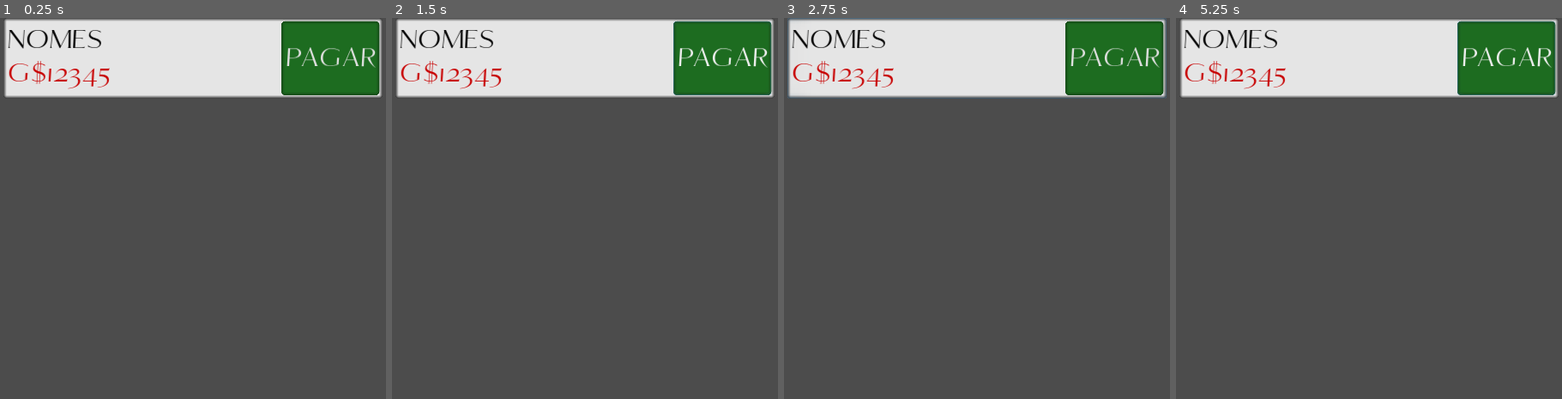
Above: before the commit, frames 1-4 (left to right).
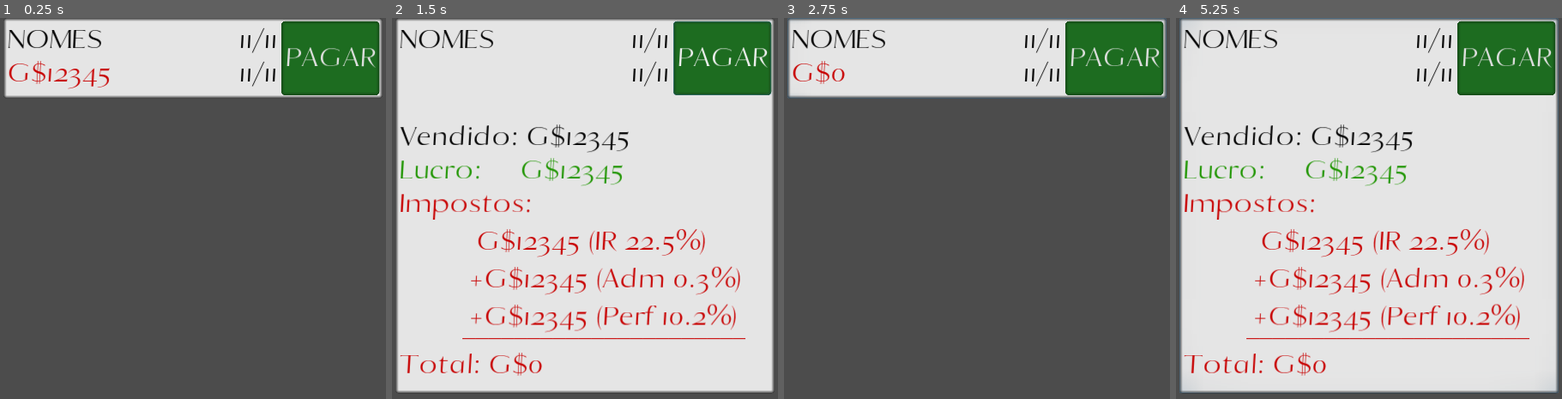
Above: after the commit, the same moments.

Repository: AndreMoukarzel/Grana-Preta
Game: Godot game, scene res://irs/debt/Debt.tscn
The game is run twice, just before and just after one commit, with the same random seed, the same clock (stepped at 60 frames per second) and the same inputs. This scene is started directly instead of the project's main scene.
Inputs (mouse positions are in pixels of both pictures, inside the frame that each line leads up to):
- Up to frame 1 (0.25 s): no input
- Up to frame 2 (1.5 s): click "NOMES" at 0.5 s; click "PAGAR" at 1.25 s
- Up to frame 3 (2.75 s): click "NOMES" at 2 s
- Up to frame 4 (5.25 s): click "PAGAR" at 2.75 s; click "NOMES" at 3.5 s; click "PAGAR" at 4.25 s; tap Enter at 5 s; move the mouse to (1453, 326) at 5.02 s; click (1453, 326) at 5.17 s

The runs differ from the first frame. In frame 1, 0.2% of the frame differs, in the area x 62-72%, y 2-19%; in frame 2, 77%; in frame 3, 0.5%; in frame 4, 78%, in the area x 0-100%, y 0-99%.
Error before the commit: Attempt to call function 'subtract_money' in base 'null instance' on a null instance. (res://irs/debt/Debt.gd:92)
Error after the commit: Attempt to call function 'subtract_money' in base 'null instance' on a null instance. (res://irs/debt/Debt.gd:94)

Commit message:
Add expanded info to Debts
Work on #55

Diff:
--- a/irs/debt/Debt.gd
+++ b/irs/debt/Debt.gd
@@ -1,4 +1,6 @@
 extends Button
+
+const TWN_TIME = .2
 
 var source_name : String
 var strikes : int = 0 # with 3 strikes the debt is automatically charged
@@ -8,6 +10,7 @@
 var ammount_sold : int # total ammount sold that produced current debt
 var profit : int
 var taxes : Array # Array of tuples ["Tax Name", ammount_taxed]
+var is_open = false
 
 
 func setup(source_name : String, buy_date, sell_date, ammount_sold : int, profit : int, taxes : Array):
@@ -28,62 +31,61 @@
 	$SellDate.text = parse_datetime(sell_date)
 	$AmmountSold.text = str("G$", ammount_sold)
 	$Profit.text = str("G$", profit)
-	#taxes
+	$Taxes.text = parse_taxes(taxes)
+
 
 func calculate_value(profit, taxes):
 	var total_taxes = (taxes[0] + taxes[1] + taxes[2])/100.0
 
 	return int(profit * (total_taxes + (self.strikes * 0.1)))
 
+
 func parse_datetime(datetime):
 	var year_last_two_digits = str(datetime.year).right(-2)
 	return str(datetime.day, "/", datetime.month, "/", year_last_two_digits)
 
 
-func resume_info():
-	pass
+func parse_taxes(taxes):
+	var tax_text = 'Impostos:\n'
+
+	tax_text += str('       G$', int(taxes[0] * profit), ' (IR ', taxes[0], '%')
+	tax_text += str('      +G$', int(taxes[1] * profit), ' (Adm ', taxes[1], '%')
+	tax_text += str('      +G$', int(taxes[2] * profit), ' (Perf ', taxes[2], '%')
+
+	return tax_text
 
 
-func expand_info():
-	pass
+func close():
+	$Tween.interpolate_property(self, 'rect_size', null, Vector2(566, 120), TWN_TIME, Tween.TRANS_QUAD, Tween.EASE_IN_OUT)
+	$Tween.interpolate_property($Value, 'rect_position', null, Vector2(5, 55), TWN_TIME, Tween.TRANS_QUAD, Tween.EASE_IN_OUT)
+	$Tween.interpolate_property($AmmountSold, 'modulate', null, Color(1, 1, 1, 0), TWN_TIME, Tween.TRANS_QUAD, Tween.EASE_IN_OUT)
+	$Tween.interpolate_property($Profit, 'modulate', null, Color(1, 1, 1, 0), TWN_TIME, Tween.TRANS_QUAD, Tween.EASE_IN_OUT)
+	$Tween.interpolate_property($Taxes, 'modulate', null, Color(1, 1, 1, 0), TWN_TIME, Tween.TRANS_QUAD, Tween.EASE_IN_OUT)
+	$Tween.interpolate_property($TaxesLine, 'modulate', null, Color(1, 1, 1, 0), TWN_TIME, Tween.TRANS_QUAD, Tween.EASE_IN_OUT)
 
-#func close():
-#	resume_info()
-#	$MinTime.hide()
-#	$Taxes.hide()
-#	$Tween.interpolate_property(self, "rect_size:y", null, 70, TWN_TIME, Tween.TRANS_QUAD, Tween.EASE_IN_OUT)
-#	$Tween.interpolate_property($Name, "rect_position:x", null, 10, TWN_TIME, Tween.TRANS_QUAD, Tween.EASE_IN_OUT)
-#	$Tween.interpolate_property($Rentability, "rect_position", null, Vector2(110, -20), TWN_TIME, Tween.TRANS_QUAD, Tween.EASE_IN_OUT)
-#	if time_left[0] > 0 and time_left[1] > 0:
-#		$Tween.interpolate_property($Expiration, "rect_position", null, Vector2(260, -45), TWN_TIME, Tween.TRANS_QUAD, Tween.EASE_IN_OUT)
-#	else:
-#		$Tween.interpolate_property($Expiration, "rect_position", null, Vector2(260, -20), TWN_TIME, Tween.TRANS_QUAD, Tween.EASE_IN_OUT)
-#	$Tween.interpolate_property($MinInvestment, "rect_position", null, Vector2(320, -20), TWN_TIME, Tween.TRANS_QUAD, Tween.EASE_IN_OUT)
-#	$Tween.interpolate_property($Apply, "rect_position", null, Vector2(425, 5), TWN_TIME, Tween.TRANS_QUAD, Tween.EASE_IN_OUT)
-#	$Tween.interpolate_property($Apply, "rect_size", null, Vector2(147, 64), TWN_TIME, Tween.TRANS_QUAD, Tween.EASE_IN_OUT)
-#	$Tween.start()
-#
-#	is_open = false
-#	emit_signal("closed", self)
-#
-#
-#func open():
-#	expand_info()
-#	$MinTime.show()
-#	$Taxes.show()
-#	$Tween.interpolate_property(self, "rect_size:y", null, 360, TWN_TIME, Tween.TRANS_QUAD, Tween.EASE_IN_OUT)
-#	$Tween.interpolate_property($Name, "rect_position:x", null, (rect_size.x - $Name.rect_size.x)/2, TWN_TIME, Tween.TRANS_QUAD, Tween.EASE_IN_OUT)
-#	$Tween.interpolate_property($Rentability, "rect_position", null, Vector2(10, 50), TWN_TIME, Tween.TRANS_QUAD, Tween.EASE_IN_OUT)
-#	$Tween.interpolate_property($Expiration, "rect_position", null, Vector2(300, 50), TWN_TIME, Tween.TRANS_QUAD, Tween.EASE_IN_OUT)
-#	$Tween.interpolate_property($MinInvestment, "rect_position", null, Vector2(10, 130), TWN_TIME, Tween.TRANS_QUAD, Tween.EASE_IN_OUT)
-#	$Tween.interpolate_property($Apply, "rect_position", null, Vector2((rect_size.x - 350)/2, 290), TWN_TIME, Tween.TRANS_QUAD, Tween.EASE_IN_OUT)
-#	$Tween.interpolate_property($Apply, "rect_size:x", null, 350, TWN_TIME, Tween.TRANS_QUAD, Tween.EASE_IN_OUT)
-#	$Tween.interpolate_property($MinTime, "modulate", Color(1, 1, 1, 0), Color(1, 1, 1, 1), 2*TWN_TIME, Tween.TRANS_QUAD, Tween.EASE_IN_OUT)
-#	$Tween.interpolate_property($Taxes, "modulate", Color(1, 1, 1, 0), Color(1, 1, 1, 1), 2*TWN_TIME, Tween.TRANS_QUAD, Tween.EASE_IN_OUT)
-#	$Tween.start()
-#
-#	is_open = true
-#	emit_signal("opened", self)
+	$Tween.start()
+
+	$Value.text = str("G$", self.value)
+
+	is_open = false
+	emit_signal("closed", self)
+
+
+func open():
+	$Tween.interpolate_property(self, 'rect_size', null, Vector2(566, 560), TWN_TIME, Tween.TRANS_QUAD, Tween.EASE_IN_OUT)
+	$Tween.interpolate_property($Value, 'rect_position', null, Vector2(5, 490), TWN_TIME, Tween.TRANS_QUAD, Tween.EASE_IN_OUT)
+	$Tween.interpolate_property($AmmountSold, 'modulate', null, Color(1, 1, 1, 1), TWN_TIME, Tween.TRANS_QUAD, Tween.EASE_IN_OUT)
+	$Tween.interpolate_property($Profit, 'modulate', null, Color(1, 1, 1, 1), TWN_TIME, Tween.TRANS_QUAD, Tween.EASE_IN_OUT)
+	$Tween.interpolate_property($Taxes, 'modulate', null, Color(1, 1, 1, 1), TWN_TIME, Tween.TRANS_QUAD, Tween.EASE_IN_OUT)
+	$Tween.interpolate_property($TaxesLine, 'modulate', null, Color(1, 1, 1, 1), TWN_TIME, Tween.TRANS_QUAD, Tween.EASE_IN_OUT)
+
+	$Tween.start()
+
+	$Value.text = str("Total: G$", self.value)
+
+	is_open = true
+	emit_signal("opened", self)
+
 
 func _on_Pay_pressed():
 	var HUD = get_tree().get_root().get_node("IRS/HUD")
@@ -91,3 +93,10 @@
 	if Save.money >= value:
 		HUD.subtract_money(value)
 		queue_free()
+
+
+func _on_Debt_pressed():
+	if is_open:
+		close()
+	else:
+		open()
--- a/irs/debt/Debt.tscn
+++ b/irs/debt/Debt.tscn
@@ -62,16 +62,10 @@
 custom_colors/font_color = Color( 0, 0, 0, 1 )
 text = "NOMES"
 
-[node name="Strikes" type="Control" parent="."]
-margin_left = 270.0
-margin_top = 5.0
-margin_right = 310.0
-margin_bottom = 45.0
-
 [node name="Value" type="Label" parent="."]
 margin_left = 5.0
 margin_top = 55.0
-margin_right = 160.0
+margin_right = 292.0
 margin_bottom = 109.0
 custom_fonts/font = SubResource( 2 )
 custom_colors/font_color = Color( 0.784314, 0, 0, 1 )
@@ -89,42 +83,76 @@
 text = "PAGAR"
 
 [node name="BuyDate" type="Label" parent="."]
-visible = false
-margin_right = 40.0
-margin_bottom = 14.0
+margin_left = 350.0
+margin_top = 5.0
+margin_right = 406.0
+margin_bottom = 59.0
 custom_fonts/font = SubResource( 2 )
 custom_colors/font_color = Color( 0, 0, 0, 1 )
 text = "11/11"
+align = 2
 
 [node name="SellDate" type="Label" parent="."]
-visible = false
-margin_right = 40.0
-margin_bottom = 14.0
+margin_left = 350.0
+margin_top = 55.0
+margin_right = 406.0
+margin_bottom = 109.0
 custom_fonts/font = SubResource( 2 )
 custom_colors/font_color = Color( 0, 0, 0, 1 )
 text = "11/11"
+align = 2
+
+[node name="Strikes" type="Control" parent="."]
+visible = false
+margin_left = 270.0
+margin_top = 5.0
+margin_right = 310.0
+margin_bottom = 45.0
 
 [node name="AmmountSold" type="Label" parent="."]
-visible = false
-margin_right = 40.0
-margin_bottom = 14.0
+modulate = Color( 1, 1, 1, 0 )
+margin_left = 5.0
+margin_top = 150.0
+margin_right = 160.0
+margin_bottom = 204.0
 custom_fonts/font = SubResource( 2 )
 custom_colors/font_color = Color( 0, 0, 0, 1 )
-text = "G$12345"
+text = "Vendido: G$12345"
 
 [node name="Profit" type="Label" parent="."]
-visible = false
-margin_right = 40.0
-margin_bottom = 14.0
+modulate = Color( 1, 1, 1, 0 )
+margin_left = 5.0
+margin_top = 200.0
+margin_right = 160.0
+margin_bottom = 254.0
 custom_fonts/font = SubResource( 2 )
 custom_colors/font_color = Color( 0.117647, 0.584314, 0, 1 )
-text = "G$12345"
+text = "Lucro:     G$12345"
 
 [node name="Taxes" type="Label" parent="."]
-visible = false
-margin_right = 40.0
-margin_bottom = 14.0
+modulate = Color( 1, 1, 1, 0 )
+margin_left = 5.0
+margin_top = 250.0
+margin_right = 522.0
+margin_bottom = 475.0
 custom_fonts/font = SubResource( 2 )
 custom_colors/font_color = Color( 0.784314, 0, 0, 1 )
+text = "Impostos:
+          G$12345 (IR 22.5%)
+		         +G$12345 (Adm 0.3%)
+				         +G$12345 (Perf 10.2%)"
 
+[node name="TaxesLine" type="Label" parent="."]
+modulate = Color( 1, 1, 1, 0 )
+margin_left = 100.0
+margin_top = 435.0
+margin_right = 500.0
+margin_bottom = 489.0
+custom_fonts/font = SubResource( 2 )
+custom_colors/font_color = Color( 0.784314, 0, 0, 1 )
+text = "______________________"
+
+[node name="Tween" type="Tween" parent="."]
+
+[connection signal="pressed" from="." to="." method="_on_Debt_pressed"]
 [connection signal="pressed" from="Pay" to="." method="_on_Pay_pressed"]
